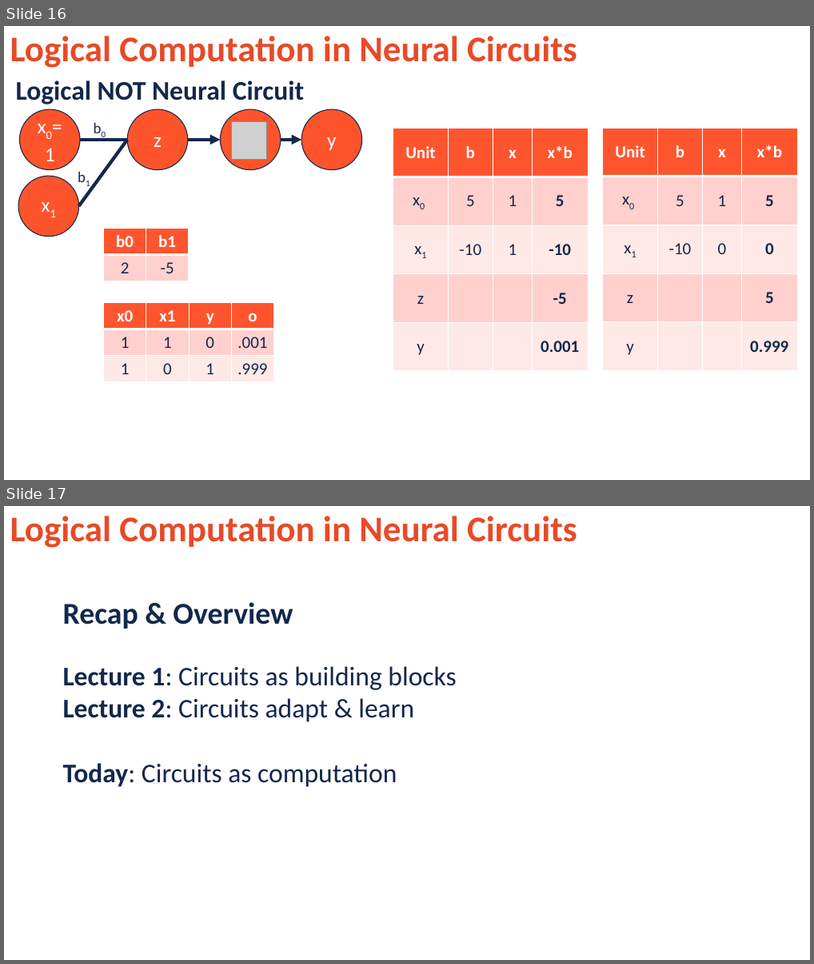
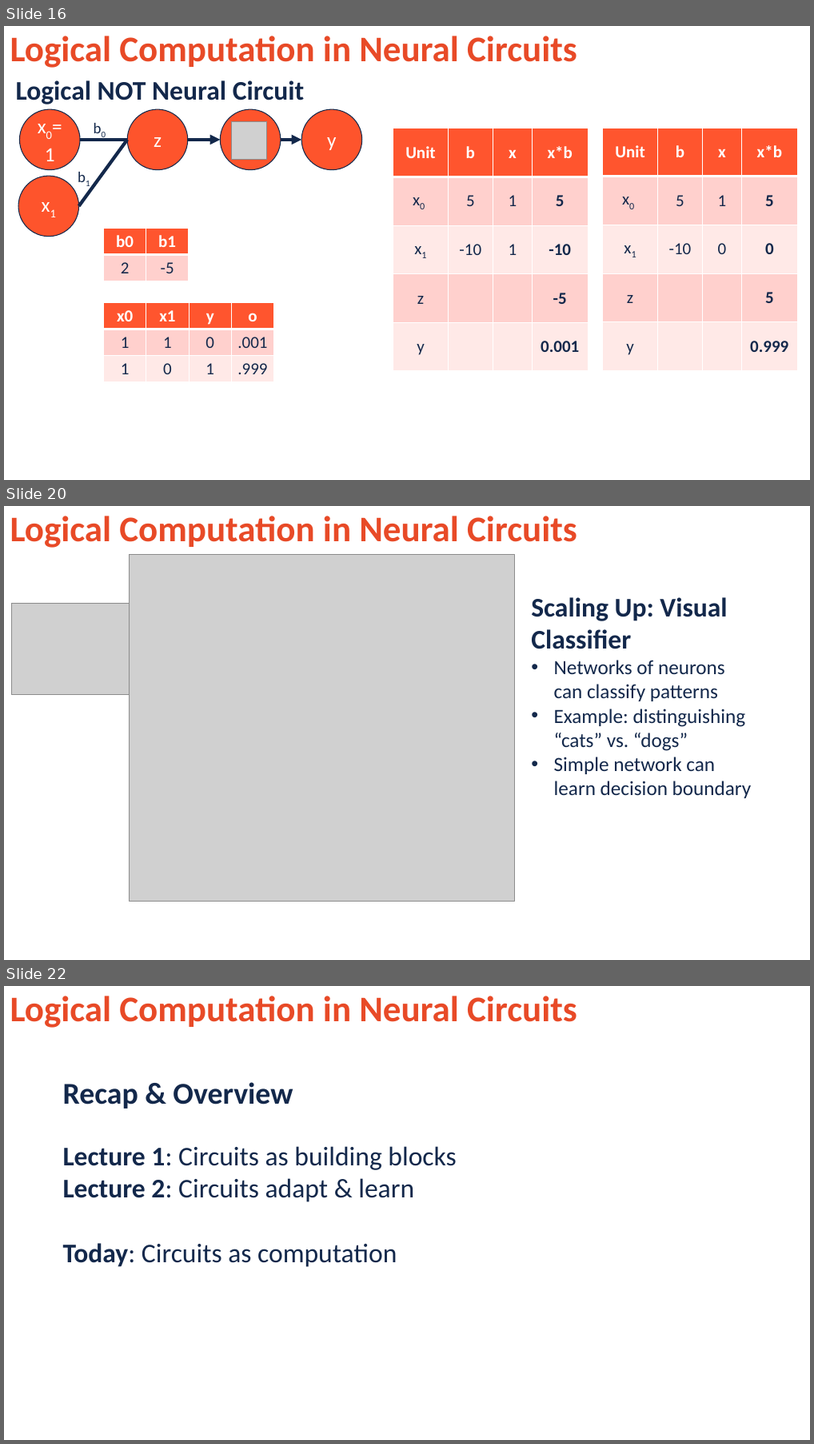
Before and after one commit to jonwillits/intro_to_bcs, a slide deck: neural_circuits_affect_and_valence/neural_circuits_lecture_3.pptx. Shown one above the other, each under a label of ours: slides 16 and 17 before the commit, slides 16, 20 and 22 after it; the slides between them are not shown. The pictures are 814x964 and 814x1444 pixels, drawn with LibreOffice and Linux fonts; fonts in the diff are those of the drawing; grey boxes stand for pictures; background and template pictures are left out. Boxes give left, top, right and bottom in pixels: in the first picture for what was removed or moved away, otherwise in the second. Text is boxed around its words. In the diff, an @@ line names an element or a change of style, - is before the commit and + after.

```diff
--- a/neural_circuits_affect_and_valence/neural_circuits_lecture_3.pptx
+++ b/neural_circuits_affect_and_valence/neural_circuits_lecture_3.pptx
@@ slide 20 added at <box>4,506,810,960</box>, background picture (left out) @@
@@ text added at <box>10,516,578,548</box>, 42.9 pt, text #E84A27, bold @@
+Logical Computation in Neural Circuits
@@ picture added at <box>130,554,514,900</box> @@
@@ text added at <box>531,597,752,798</box>, 24 pt, text #13284B @@
+Scaling Up: Visual Classifier
+• Networks of neurons can classify patterns
+• Example: distinguishing “cats” vs. “dogs”
+• Simple network can learn decision boundary
@@ picture added at <box>11,603,130,695</box> @@
@@ what was slide 17 is now slide 22 @@
```
Also in this commit, not shown: 4 other slides added, 5 other files.
